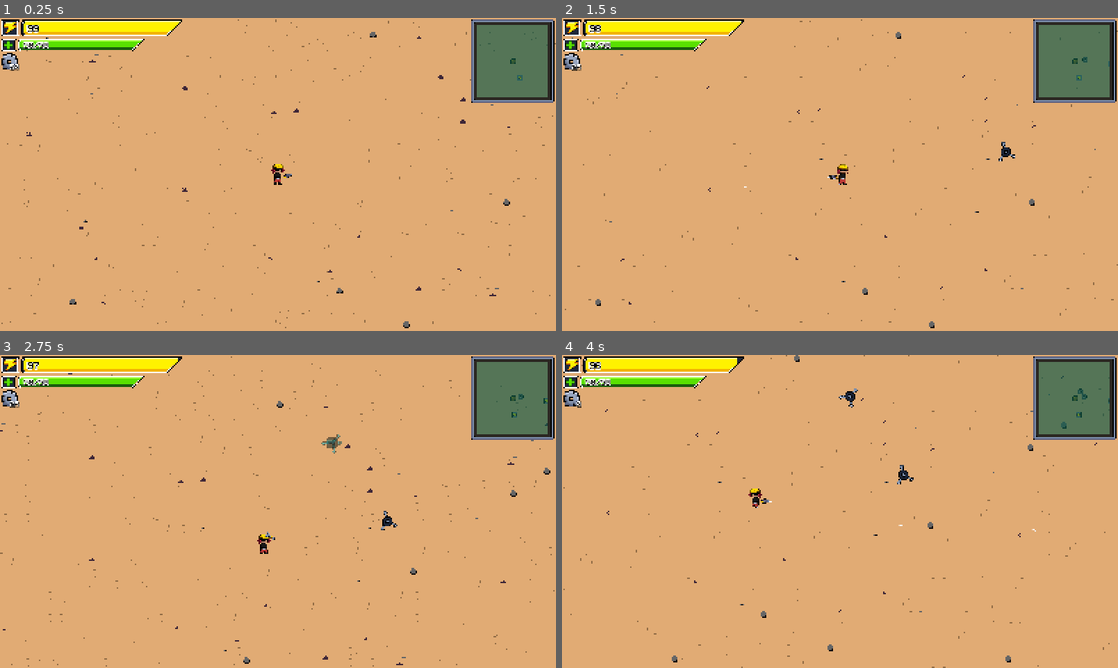
Above: before the commit, frames 1-4 (two rows, left to right).
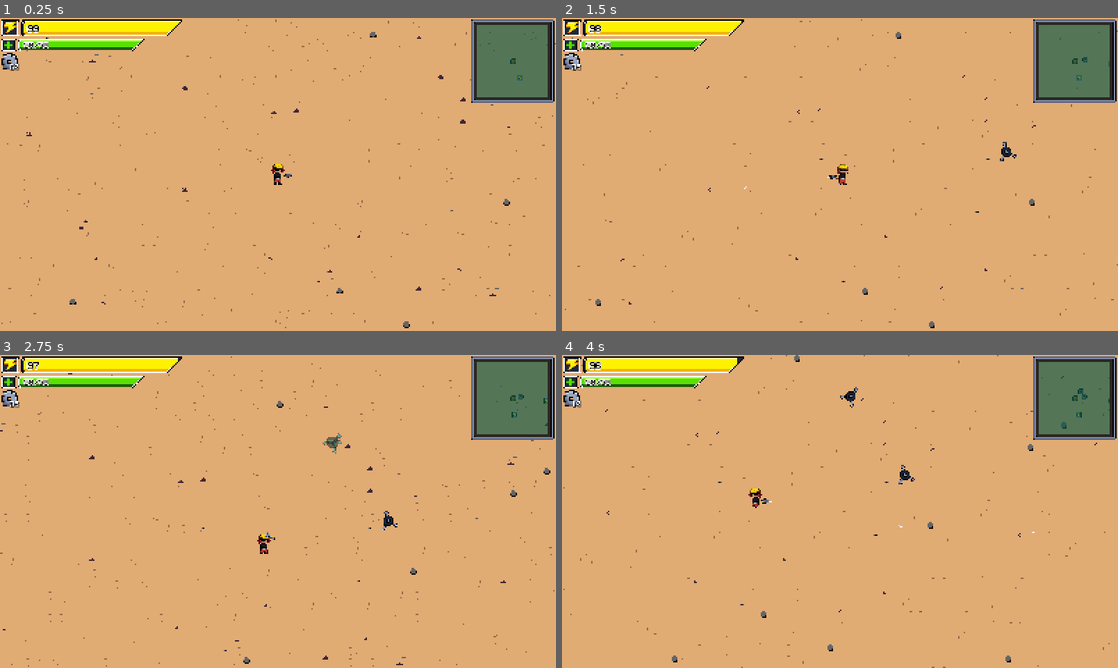
Above: after the commit, the same moments.

Repository: Crash-Out-Engine/NUS-Orbital-2025
Game: Godot game, scene res://scenes/game.tscn
Two runs of this game, one before a commit and one after it. Both use one fixed random seed, a clock stepped at 60 frames per second and the inputs below.
Inputs (mouse positions are in pixels of both pictures, inside the frame that each line leads up to):
- Up to frame 1 (0.25 s): no input
- Up to frame 2 (1.5 s): tap Enter at 0.5 s; move the mouse to (962, 158) at 0.52 s; hold D (right) 0.53-1.25 s; hold Shift (add turret) 0.53-1.25 s; click (962, 158) at 0.67 s; right-click (962, 158) at 0.8 s; drag from (728, 190) to (962, 158) at 1.27 s
- Up to frame 3 (2.75 s): move the mouse to (333, 442) at 2.02 s; hold D (right) from 2.03 s (still down); hold Shift (add turret) from 2.03 s (still down); right-click (333, 442) at 2.3 s
- Up to frame 4 (4 s): release D (right) at 2.75 s; release Shift (add turret) at 2.75 s; drag from (812, 574) to (895, 442) at 2.77 s; move the mouse to (1006, 558) at 3.52 s; press the mouse at (1006, 558) at 3.53 s; hold A (left) from 3.53 s (still down); right-click (1006, 558) at 3.8 s

The runs differ from the first frame. In frame 1, less than 0.1% of the frame differs, in the area x 1-3%, y 14-16%; in frame 2, less than 0.1%; in frame 3, 0.1%; in frame 4, 0.1%, in the area x 2-94%, y 10-57%.

Commit message:
feat: implement `InventoryComp`
- Reorganized code such that `player.gd` re-forwards necessary methods in the `forwarding` region
- Loot scene now has to be set up for either scrap or mod; check `loot.gd` for more details
- Add `Item` resource class for Loot scene

Diff:
--- a/scenes/game.tscn
+++ b/scenes/game.tscn
@@ -178,22 +178,22 @@
 [node name="WorldEnvironment" type="WorldEnvironment" parent="."]
 environment = SubResource("Environment_yqjtg")
 
-[node name="MiscContainer" type="Node" parent="."]
-
-[node name="EntityContainer" type="Node" parent="."]
-
-[node name="Player" parent="EntityContainer" instance=ExtResource("1_uwrxv")]
-
-[node name="Camera2D" type="Camera2D" parent="EntityContainer" node_paths=PackedStringArray("player")]
+[node name="Camera2D" type="Camera2D" parent="." node_paths=PackedStringArray("player")]
 zoom = Vector2(2, 2)
 process_callback = 0
 position_smoothing_enabled = true
 script = ExtResource("4_lbhrr")
-player = NodePath("../Player")
-
-[node name="CameraDebug" type="Node2D" parent="EntityContainer/Camera2D"]
+player = NodePath("../EntityContainer/Player")
+
+[node name="CameraDebug" type="Node2D" parent="Camera2D"]
 script = ExtResource("4_37s47")
 metadata/_custom_type_script = "uid://rpe1k6t1qksx"
+
+[node name="MiscContainer" type="Node2D" parent="."]
+
+[node name="EntityContainer" type="Node2D" parent="."]
+
+[node name="Player" parent="EntityContainer" instance=ExtResource("1_uwrxv")]
 
 [node name="ObjectSpawner" type="Node2D" parent="." node_paths=PackedStringArray("entity_container")]
 script = ExtResource("5_264po")
@@ -600,9 +600,10 @@
 curve = SubResource("Curve_kvpfn")
 tileset_dimensions = Vector2i(4, 4)
 
-[node name="ChunkDebug" type="Node2D" parent="SandTileMap"]
+[node name="ChunkDebug" type="Node2D" parent="SandTileMap" node_paths=PackedStringArray("player_camera")]
 z_index = 100
 script = ExtResource("10_vtaks")
+player_camera = NodePath("../../Camera2D")
 
 [node name="OverlayTileMap" type="TileMapLayer" parent="."]
 z_index = -100
@@ -613,9 +614,10 @@
 tileset_dimensions = Vector2i(3, 4)
 zeroth_tile = Vector2i(4, 0)
 
-[node name="ChunkDebug" type="Node2D" parent="OverlayTileMap"]
+[node name="ChunkDebug" type="Node2D" parent="OverlayTileMap" node_paths=PackedStringArray("player_camera")]
 z_index = 100
 script = ExtResource("10_vtaks")
+player_camera = NodePath("../../Camera2D")
 
 [node name="GameMusic" type="AudioStreamPlayer" parent="."]
 stream = ExtResource("21_5newe")
--- a/scenes/loot.tscn
+++ b/scenes/loot.tscn
@@ -19,4 +19,4 @@
 [node name="Sprite2D" type="Sprite2D" parent="."]
 texture = ExtResource("2_o0pg5")
 
-[connection signal="body_entered" from="." to="." method="_on_body_entered"]
+[connection signal="tree_entered" from="." to="." method="_on_tree_entered"]
--- a/scenes/player.tscn
+++ b/scenes/player.tscn
@@ -26,6 +26,7 @@
 [ext_resource type="Script" uid="uid://cr0bo4trqg3j1" path="res://scripts/mods/effects/effect_base.gd" id="19_a38lo"]
 [ext_resource type="Script" uid="uid://155skx5u4uks" path="res://scripts/components/loot_collector_comp.gd" id="19_wqfne"]
 [ext_resource type="Script" uid="uid://2fh28xow6f1j" path="res://scripts/mods/effects/health_effect.gd" id="20_4ni07"]
+[ext_resource type="Script" uid="uid://j8sk0rxpd865" path="res://scripts/components/inventory_comp.gd" id="20_wnwbv"]
 [ext_resource type="Texture2D" uid="uid://qffoquvsdmfp" path="res://assets/sprites/playerhand_spritesheet.png" id="22_pf23h"]
 [ext_resource type="Texture2D" uid="uid://cai86xvs48gye" path="res://assets/sprites/gunblast_spritesheet.png" id="23_pf23h"]
 [ext_resource type="AudioStream" uid="uid://cba76dqigqmco" path="res://assets/audio/sound_effects/metal_hit.wav" id="28_pf23h"]
@@ -381,11 +382,12 @@
 "speed": 15.0
 }]
 
-[node name="Player" type="CharacterBody2D" node_paths=PackedStringArray("ranged", "health", "health_capacity", "melee_cooldown") groups=["allies"]]
+[node name="Player" type="CharacterBody2D" node_paths=PackedStringArray("ranged", "inventory", "health", "health_capacity", "melee_cooldown") groups=["allies"]]
 collision_layer = 3
 collision_mask = 3
 script = ExtResource("1_f1ej7")
 ranged = NodePath("Components/RangedComp")
+inventory = NodePath("Components/InventoryComp")
 health = NodePath("Properties/HealthProp")
 health_capacity = NodePath("Properties/HealthCapacityProp")
 melee_cooldown = NodePath("Properties/MeleeCooldownProp")
@@ -438,7 +440,7 @@
 
 [node name="ModSlotComp" type="Node" parent="Components" node_paths=PackedStringArray("entity", "attack_comp")]
 script = ExtResource("16_ke2ow")
-mods = Array[ExtResource("17_ujl30")]([ExtResource("18_31cv2")])
+initial_mods = Array[ExtResource("17_ujl30")]([ExtResource("18_31cv2")])
 entity = NodePath("../..")
 attack_comp = NodePath("../RangedComp")
 metadata/_custom_type_script = "uid://bnt7cwx8k0nm0"
@@ -488,15 +490,21 @@
 shape = SubResource("RectangleShape2D_a38lo")
 debug_color = Color(0.0583333, 0.7, 0, 0.419608)
 
-[node name="LootCollectorComp" type="Area2D" parent="Components" node_paths=PackedStringArray("player")]
+[node name="LootCollectorComp" type="Area2D" parent="Components" node_paths=PackedStringArray("inventory")]
 collision_layer = 4
 collision_mask = 4
 script = ExtResource("19_wqfne")
-player = NodePath("../..")
+inventory = NodePath("../InventoryComp")
 metadata/_custom_type_script = "uid://155skx5u4uks"
 
 [node name="CollisionShape2D" type="CollisionShape2D" parent="Components/LootCollectorComp"]
 shape = SubResource("CircleShape2D_wqfne")
+
+[node name="InventoryComp" type="Node" parent="Components"]
+script = ExtResource("20_wnwbv")
+initial_mods = Array[ExtResource("17_ujl30")]([ExtResource("18_31cv2"), ExtResource("18_31cv2"), ExtResource("18_31cv2"), ExtResource("18_31cv2")])
+initial_scraps = 60
+metadata/_custom_type_script = "uid://j8sk0rxpd865"
 
 [node name="Visuals" type="Node2D" parent="." node_paths=PackedStringArray("player_ranged", "player_melee", "player_repair", "player")]
 script = ExtResource("14_oprun")
--- a/scenes/turret.tscn
+++ b/scenes/turret.tscn
@@ -16,8 +16,8 @@
 [ext_resource type="Script" uid="uid://cntpggq7q3bfh" path="res://scripts/mods/mod_base.gd" id="9_d25s7"]
 [ext_resource type="AudioStream" uid="uid://dc66si5kieoq4" path="res://assets/audio/sound_effects/laser_gunshot.wav" id="9_tg0ex"]
 [ext_resource type="Script" uid="uid://crg4hg2cfow05" path="res://scripts/turret_scene/audio.gd" id="10_6k4ik"]
+[ext_resource type="Resource" uid="uid://dl56w1h7wf83j" path="res://resources/effect_mods/base_damage.tres" id="10_d25s7"]
 [ext_resource type="Script" uid="uid://cywswu1o8bqjs" path="res://scripts/turret_scene/visuals.gd" id="12_fp1kq"]
-[ext_resource type="Script" uid="uid://qxcwl20lyaga" path="res://scripts/mods/effect_mod.gd" id="12_jbyhu"]
 [ext_resource type="Texture2D" uid="uid://b2lu3murg2aic" path="res://assets/sprites/ui_spritesheet_v2.png" id="13_0mdkh"]
 [ext_resource type="AudioStream" uid="uid://cba76dqigqmco" path="res://assets/audio/sound_effects/metal_hit.wav" id="17_mpvso"]
 
@@ -26,11 +26,6 @@
 
 [sub_resource type="CircleShape2D" id="CircleShape2D_tg0ex"]
 radius = 16.0
-
-[sub_resource type="Resource" id="Resource_8a46y"]
-script = ExtResource("12_jbyhu")
-effects = Array[ExtResource("8_726tt")]([ExtResource("9_8c4bs")])
-metadata/_custom_type_script = "uid://qxcwl20lyaga"
 
 [sub_resource type="Resource" id="Resource_8c4bs"]
 script = ExtResource("7_726tt")
@@ -148,7 +143,7 @@
 
 [node name="ModSlotComp" type="Node" parent="Components" node_paths=PackedStringArray("entity", "attack_comp")]
 script = ExtResource("8_137wx")
-mods = Array[ExtResource("9_d25s7")]([SubResource("Resource_8a46y")])
+initial_mods = Array[ExtResource("9_d25s7")]([ExtResource("10_d25s7"), null, null])
 entity = NodePath("../..")
 attack_comp = NodePath("../RangedComp")
 metadata/_custom_type_script = "uid://bnt7cwx8k0nm0"
--- /dev/null
+++ b/scripts/components/inventory_comp.gd
@@ -0,0 +1,92 @@
+class_name InventoryComp
+extends Node
+## Inventory component within a player.
+##
+## This component requires that each distinct [class ModBase] exists as a single
+## shared [class Resource] instance across the game, as it matches with the
+## object reference of the [class ModBase].
+
+signal scraps_changed(from: int, to: int)
+
+@export var initial_mods: Array[ModBase]
+@export var initial_scraps: int
+
+var inventory_ui: Control
+var _entity_slot: ModSlotComp
+var _mods: Dictionary[ModBase, int]
+var _scraps: int:
+	set(value):
+		var prev_value = _scraps
+		_scraps = value
+		scraps_changed.emit(prev_value, _scraps)
+
+
+func _ready() -> void:
+	for mod in initial_mods:
+		_add_mod(mod)
+	_scraps = initial_scraps
+
+
+func register_item(item: Item):
+	match item.type:
+		Item.Type.SCRAP:
+			_scraps += (item as Item.ScrapItem).count
+		Item.Type.MOD:
+			_add_mod((item as Item.ModItem).mod)
+
+
+## Allows the entity (typically Player) to access another entity's ModSlotComp,
+## throws an error if not found.
+func access_entity(entity: Node2D) -> void:
+	assert(entity != null
+		and entity.get_node_or_null(^"Components/ModSlotComp") != null,
+		"Entity accessed should have ModSlotComp.")
+
+	_entity_slot = entity.get_node(^"Components/ModSlotComp")
+	await _entity_slot.ready
+
+
+func unaccess_entity() -> void:
+	_entity_slot = null
+
+
+func get_mods() -> Dictionary[ModBase, int]:
+	var duped_mods = _mods.duplicate()
+	duped_mods.make_read_only()
+	return duped_mods
+
+
+func get_scraps() -> int:
+	return _scraps
+
+
+func use_scraps(amount: int) -> void:
+	assert(amount >= 0, "Amount used should not be a negative number.")
+	_scraps -= amount
+
+
+func get_entity_mods() -> Array[ModBase]:
+	return _entity_slot.get_mods()
+
+
+func _handle_mod_equipped(mod: ModBase):
+	assert(mod in _mods and _mods[mod] > 0,
+		"Mod not found in inventory.")
+
+	var empty_slot_index := _entity_slot.get_mods().find(null)
+	assert(empty_slot_index != -1, "No empty slots left in entity.")
+
+	_mods[mod] -= 1
+	_entity_slot.set_slot(empty_slot_index, mod)
+
+
+func _handle_mod_unequipped(slot_index: int):
+	var mod = _entity_slot.get_mods()[slot_index]
+	assert(mod != null, "Mod not found in entity mod slot.")
+
+	_add_mod(mod)
+	_entity_slot.set_slot(slot_index, null)
+
+
+func _add_mod(mod: ModBase) -> void:
+	_mods[mod] =_mods.get_or_add(mod, 0) + 1
--- a/scripts/components/loot_collector_comp.gd
+++ b/scripts/components/loot_collector_comp.gd
@@ -4,7 +4,8 @@
 const LOOT_SPEED: float = 250
 const CONSUME_RADIUS: float = 3
 
-@export var player: Player
+@export_group("Components")
+@export var inventory: InventoryComp
 
 var _loots: Array[Loot] = []
 
@@ -14,13 +15,16 @@
 
 
 func _physics_process(delta: float) -> void:
+	_loots = _loots.filter(func(loot): return loot != null)
 	for loot in _loots:
+		if loot == null:
+			continue
+
 		var displacement = (global_position - loot.global_position)
 
 		if displacement.length() < CONSUME_RADIUS:
-			player.gain_scrap(loot.value)
+			inventory.register_item(loot.item)
 			loot.queue_free()
-			_loots.erase(loot)
 			continue
 
 		var direction = displacement.normalized()
--- a/scripts/components/mod_slot_comp.gd
+++ b/scripts/components/mod_slot_comp.gd
@@ -2,12 +2,12 @@
 extends Node
 ## ModSlotComp overrides the attack_comp's effects.
 
-@export var mods: Array[ModBase]:
-	set(value):
-		mods = value
-		_handle_mods_changed()
+@export var initial_mods: Array[ModBase]
 @export var entity: Node
 @export var attack_comp: Node
+
+var _mods: Array[ModBase]
+var _readonly_mods: Array[ModBase]
 
 
 func _ready() -> void:
@@ -16,17 +16,37 @@
 	assert(is_instance_valid(attack_comp) and "effects" in attack_comp,
 			"Attack component should have an effects variable.")
 
+	# Workaround to ensure turrets don't share the same array instance.
+	_mods = initial_mods.duplicate()
+	_handle_mods_changed()
+
+
+func set_slot(index: int, mod: ModBase) -> void:
+	_mods[index] = mod
+	_handle_mods_changed()
+
+
+func get_mods() -> Array[ModBase]:
+	return _readonly_mods
+
 
 func _handle_mods_changed() -> void:
+	_readonly_mods = _mods.duplicate()
+	_readonly_mods.make_read_only()
 	if !is_node_ready():
 		await ready
+	if !attack_comp.is_node_ready():
+		await attack_comp.ready
 
 	var upgrade_mods: Array[UpgradeMod]
 	var effect_mods: Array[EffectMod]
 	var application_mods: Array # TODO: Implement application mod
-	upgrade_mods.assign(mods.filter(func(mod): return mod.type == ModBase.Type.UPGRADE))
-	effect_mods.assign(mods.filter(func(mod): return mod.type == ModBase.Type.EFFECT))
-	application_mods.assign(mods.filter(func(mod): return mod.type == ModBase.Type.APPLICATION))
+	upgrade_mods.assign(
+			_mods.filter(func(mod): return mod != null and mod.type == ModBase.Type.UPGRADE))
+	effect_mods.assign(
+			_mods.filter(func(mod): return mod != null and mod.type == ModBase.Type.EFFECT))
+	application_mods.assign(
+			_mods.filter(func(mod): return mod != null and mod.type == ModBase.Type.APPLICATION))
 
 	var entity_properties := entity.get_node(^"Properties").get_children()
 	for upgrade in UpgradeMod.compile_upgrades(upgrade_mods):
--- a/scripts/components/ranged_base_comp.gd
+++ b/scripts/components/ranged_base_comp.gd
@@ -7,7 +7,7 @@
 @export var barrel: Node2D
 @export var ranged_cooldown: RangedCooldownProp
 @export var target_filter: TargetFilter
-@export var effects: Array[EffectBase] = []
+@export var effects: Array[EffectBase]
 
 
 func _init() -> void:
--- a/scripts/enemy_scene/enemy.gd
+++ b/scripts/enemy_scene/enemy.gd
@@ -3,9 +3,9 @@
 
 signal vfx_emitted(Node2D)
 
+const _LOOT_SCENE = preload("res://scenes/loot.tscn")
+
 @export var health_prop: HealthProp
-
-var loot_scene = preload("res://scenes/loot.tscn")
 
 @onready var visuals := $Visuals as EnemyVisuals
 
@@ -18,6 +18,7 @@
 	await visuals.bleed_finished
 	queue_free()
 
-	var loot = loot_scene.instantiate()
+	var loot = _LOOT_SCENE.instantiate()
+	loot.setup_scrap_loot(1)
 	loot.global_position = global_position
 	vfx_emitted.emit(loot)
--- a/scripts/game_scene/chunk_debug.gd
+++ b/scripts/game_scene/chunk_debug.gd
@@ -1,7 +1,7 @@
 extends DebugVisualsBase
 
-@onready var player: Player = $"/root/Game/EntityContainer/Player"
-@onready var player_camera: Camera2D = $"/root/Game/EntityContainer/Camera2D"
+@export var player_camera: Camera2D
+
 @onready var parent := get_parent() as ChunkTileMap
 
 
--- a/scripts/game_scene/chunk_tile_map.gd
+++ b/scripts/game_scene/chunk_tile_map.gd
@@ -11,6 +11,7 @@
 var _loaded_chunks: Array[Vector2i] = []
 var _prev_player_chunk_position: Vector2i = Vector2i.MIN
 
+# TODO: Remove dependency in multiplayer implementation.
 @onready var player: Player = $"/root/Game/EntityContainer/Player"
 
 
--- a/scripts/game_scene/enemy_spawner.gd
+++ b/scripts/game_scene/enemy_spawner.gd
@@ -4,6 +4,7 @@
 
 @export var active := true
 
+# TODO: Decouple player in multiplayer implementation.
 @onready var player := $"../EntityContainer/Player" as Player
 
 
--- a/scripts/game_scene/game.gd
+++ b/scripts/game_scene/game.gd
@@ -20,10 +20,13 @@
 
 
 func try_connect_ranged(entity: Node2D):
-	# HACK: Take away reliance on the node being named "Ranged"
-	var ranged: RangedBaseComp = entity.get_node_or_null(^"Components/RangedComp")
-	if ranged != null:
-		ranged.bullet_spawned.connect(add_entity)
+	var components_node = entity.get_node_or_null(^"Components")
+	if components_node != null:
+		var ranged_comps := (components_node
+				.get_children()
+				.filter(func(node): return node is RangedBaseComp))
+		for ranged_comp: RangedBaseComp in ranged_comps:
+			ranged_comp.bullet_spawned.connect(add_entity)
 
 
 func add_entity(entity: Node2D) -> void:
--- a/scripts/game_scene/object_spawner.gd
+++ b/scripts/game_scene/object_spawner.gd
@@ -14,6 +14,7 @@
 var _loaded_chunks: Array[Vector2i] = []
 var _prev_player_chunk_position: Vector2i = Vector2i.MIN
 
+# TODO: Decouple player in multiplayer implementation
 @onready var player := $"../EntityContainer/Player" as Player
 
 
--- a/scripts/game_scene/ui/debug/debug_panel.gd
+++ b/scripts/game_scene/ui/debug/debug_panel.gd
@@ -27,13 +27,13 @@
 			match item.get_text(0):
 				"God mode":
 					if item.is_checked(0):
-						$/root/Game.power = INF
-						$/root/Game/EntityContainer/Player/Properties/HealthProp.value = INF
-						$/root/Game/EntityContainer/Player.scrap = INF
+						$/root/Game.power = INF / 2
+						$/root/Game/EntityContainer/Player/Properties/HealthProp.value = INF / 2
+						$/root/Game/EntityContainer/Player/Components/InventoryComp._scraps = int(INF) / 2
 					else:
 						$/root/Game.power = 100
 						$/root/Game/EntityContainer/Player/Properties/HealthProp.value = 50
-						$/root/Game/EntityContainer/Player.scrap = 50
+						$/root/Game/EntityContainer/Player/Components/InventoryComp._scraps = 50
 
 		TreeItem.CELL_MODE_RANGE:
 			match item.get_parent().get_text(0):
@@ -43,4 +43,4 @@
 				"Set health":
 					$/root/Game/EntityContainer/Player/Properties/HealthProp.value = item.get_range(0)
 				"Set scraps":
-					$/root/Game/EntityContainer/Player.scrap = item.get_range(0)
+					$/root/Game/EntityContainer/Player/Components/InventoryComp._scraps = item.get_range(0)
--- a/scripts/game_scene/ui/hud_bars.gd
+++ b/scripts/game_scene/ui/hud_bars.gd
@@ -33,16 +33,19 @@
 @onready var scrap_label := $VBoxContainer/ScrapCounter/Icon/Label as Label
 
 func _ready() -> void:
+	update_health_bar()
+	update_scraps_counter()
 	player.health_changed.connect(update_health_bar)
-	player.scrap_changed.connect(update_scrap_counter)
+	player.scraps_changed.connect(update_scraps_counter)
 
 
 func _process(_delta: float) -> void:
 	update_power_bar(game.power as int)
 
 
-func update_health_bar(new_ratio: float) -> void:
-	health_bar.value = 100.0 * new_ratio
+func update_health_bar() -> void:
+	var ratio = player.get_health() / player.get_health_capacity()
+	health_bar.value = 100.0 * ratio
 	health_label.text = "%d/%d" % [player.get_health(), player.get_health_capacity()]
 
 
@@ -66,5 +69,5 @@
 		power_slots[i].visible = is_on
 
 
-func update_scrap_counter(new_amount: int) -> void:
-	scrap_label.text = str(new_amount)
+func update_scraps_counter() -> void:
+	scrap_label.text = str(player.get_scraps())
--- /dev/null
+++ b/scripts/item.gd
@@ -0,0 +1,28 @@
+class_name Item
+extends Resource
+
+enum Type {
+	SCRAP,
+	MOD,
+}
+
+var type: Type
+
+
+class ScrapItem:
+	extends Item
+
+	var count: int
+
+	func _init(_count: int) -> void:
+		type = Type.SCRAP
+		count = _count
+
+
+class ModItem:
+	extends Item
+
+	var mod: ModBase
+
+	func _init(_mod: ModBase) -> void:
+		mod = _mod
--- a/scripts/loot.gd
+++ b/scripts/loot.gd
@@ -1,10 +1,20 @@
 class_name Loot
 extends Area2D
 
-var value = 1 # scrap can have multiple types of values to accomodate for large
-							# numbers of scrap rewards without spawning too much of the same
-							# scene. The sprite will have to change accordingly.
+var item: Item
 
 
 func _ready() -> void:
 	rotation = randf_range(0.0, 360.0)
+
+
+func setup_scrap_loot(value: int) -> void:
+	item = Item.ScrapItem.new(value)
+
+
+func setup_mod_loots(mod: ModBase) -> void:
+	item = Item.ModItem.new(mod)
+
+
+func _on_tree_entered() -> void:
+	assert(item != null, "Loot should be set up before it enters a tree.")
--- a/scripts/player_scene/player.gd
+++ b/scripts/player_scene/player.gd
@@ -3,8 +3,8 @@
 
 signal turret_spawned(turret: Node2D)
 signal turret_placement_failed()
-signal health_changed(new_ratio: float)
-signal scrap_changed(new_value: int)
+signal health_changed()
+signal scraps_changed()
 
 enum Hand {
 	HOLDING_GUN,
@@ -17,10 +17,10 @@
 const _TURRET_SCENE := preload("res://scenes/turret.tscn")
 const KNOCKBACK_DURATION = 0.5
 const KNOCKBACK_AMOUNT = 300.0
-const PICKUP_RANGE = 40
 
 @export_group("Components")
 @export var ranged: RangedBaseComp
+@export var inventory: InventoryComp
 
 @export_group("Properties")
 @export var health: HealthProp
@@ -37,11 +37,6 @@
 var knockback = 0.0
 var knockback_direction = Vector2(0, 0)
 var current_turret = null
-var scrap = 50:
-	set(value):
-		scrap = value
-		scrap_changed.emit(value)
-
 var turret_cost = 25
 
 @onready var visuals := $Visuals as PlayerVisuals
@@ -50,7 +45,8 @@
 
 
 func _ready() -> void:
-	health_changed.emit(1.0)
+	inventory.scraps_changed.connect(func(_from: int, _to: int): scraps_changed.emit())
+	health_changed.emit()
 	ranged.active = false
 
 
@@ -90,22 +86,24 @@
 		hand_locked = false
 		current_turret = _TURRET_SCENE.instantiate()
 		current_turret.global_position = get_global_mouse_position()
-		current_turret.player = self
+		current_turret.player = self # TODO: Decouple player in multiplayer implementation
 		turret_spawned.emit(current_turret)
 
 	if Input.is_action_pressed("add turret"):
 		if current_turret != null:
 			current_turret.global_position = get_global_mouse_position()
-			if !can_place_turret():
+			if !_can_place_turret():
 				current_turret.get_node_or_null(^"Visuals").set_visual_modulate(Color(1, 0, 0, 0.5))
 			else:
 				current_turret.get_node_or_null(^"Visuals").set_visual_modulate(Color(0, 1, 1, 0.5))
 
 	if Input.is_action_just_released("add turret"):
 		if current_turret != null:
-			if can_place_turret():
+			if _can_place_turret():
 				current_turret.advance_state()
-				scrap -= turret_cost
+				inventory.use_scraps(turret_cost)
+				add_random_mod(current_turret)
+				add_random_mod(current_turret)
 			else:
 				current_turret.state = Turret.State.CANCELLED
 				turret_placement_failed.emit()
@@ -113,8 +111,21 @@
 		hand_action = Hand.HOLDING_GUN
 
 
-func can_place_turret() -> bool:
-	return current_turret != null and !current_turret.is_overlapping() and turret_cost <= scrap
+# HACK: Temporary for testing, @deltaMinor please remove
+func add_random_mod(turret: Turret) -> void:
+	if (turret.get_node_or_null(^"Components/ModSlotComp") != null
+			and turret.get_node(^"Components/ModSlotComp").get_mods().find(null) == -1):
+		assert(false, "WOT?")
+	var inventory_mods = inventory.get_mods()
+	for key: ModBase in inventory_mods.keys():
+		if inventory_mods[key] > 0:
+			inventory.access_entity(turret)
+			inventory._handle_mod_equipped(key)
+			inventory.unaccess_entity()
+			return
+
+
+# region forwarding
 
 
 func get_health() -> float:
@@ -125,8 +136,15 @@
 	return health_capacity.value
 
 
-func gain_scrap(amount: int) -> void:
-	scrap += amount
+func get_scraps() -> int:
+	return inventory.get_scraps()
+
+
+func use_scraps(amount: int) -> void:
+	inventory.use_scraps(amount)
+
+
+# endregion
 
 
 func _on_health_emptied() -> void:
@@ -138,6 +156,12 @@
 	knockback = KNOCKBACK_AMOUNT
 
 
+func _can_place_turret() -> bool:
+	return (current_turret != null
+			and !current_turret.is_overlapping()
+			and turret_cost <= inventory.get_scraps())
+
+
 func _on_visuals_melee_finished() -> void:
 	if Input.is_action_pressed("melee"):
 		hand_action = Hand.HOLDING_WRENCH
@@ -146,5 +170,5 @@
 	hand_locked = false
 
 
-func _on_health_changed(_from: float, to: float) -> void:
-	health_changed.emit(to / health_capacity.value)
+func _on_health_changed(_from: float, _to: float) -> void:
+	health_changed.emit()
--- a/scripts/player_scene/visuals.gd
+++ b/scripts/player_scene/visuals.gd
@@ -68,7 +68,7 @@
 	gun_sprite.play("melee_fire")
 
 
-func play_bleed(_new_ratio):
+func play_bleed():
 	player_sprite.modulate.v = V_MODULATE
 
 
--- a/scripts/turret_scene/turret.gd
+++ b/scripts/turret_scene/turret.gd
@@ -31,7 +31,7 @@
 		if prev_state != state:
 			handle_state_changed(prev_state, state)
 			state_changed.emit(prev_state, state)
-var player: Player
+var player: Player # TODO: Decouple player in multiplayer implementation.
 
 @onready var _team: Enums.Team = hitbox.team
 
@@ -104,6 +104,7 @@
 			state = State.OPERATIONAL
 		build_progressed.emit(to / build_target)
 	if state == State.OPERATIONAL:
-		var cost = min(player.scrap, min((to - from) * 10, health_capacity.value - health.value) / 20)
-		player.scrap -= cost
+		var cost = min(max(0, player.get_scraps()), min((to - from) * 10,
+				health_capacity.value - health.value) / 20)
+		player.use_scraps(cost)
 		health.value += cost * 20
Not shown: 1 places in scenes/player.tscn that only renumber resources
Not shown: 1 places in scenes/turret.tscn that only renumber resources
Not shown, added: scripts/components/inventory_comp.gd.uid
Not shown, added: scripts/item.gd.uid
